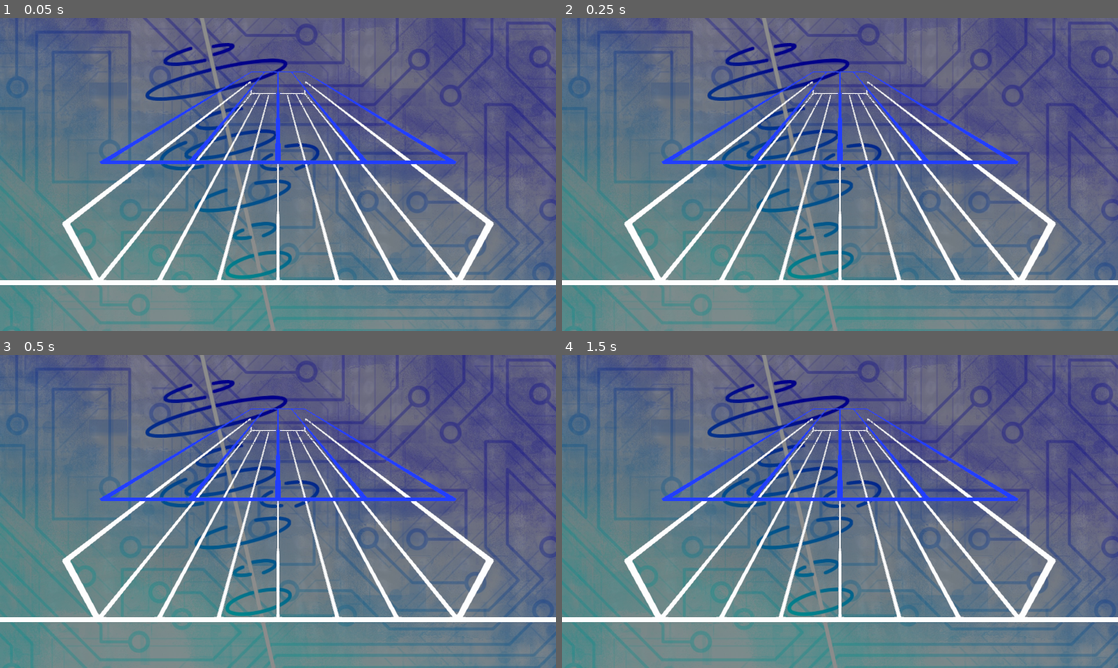
Above: before the commit, frames 1-4 (two rows, left to right).
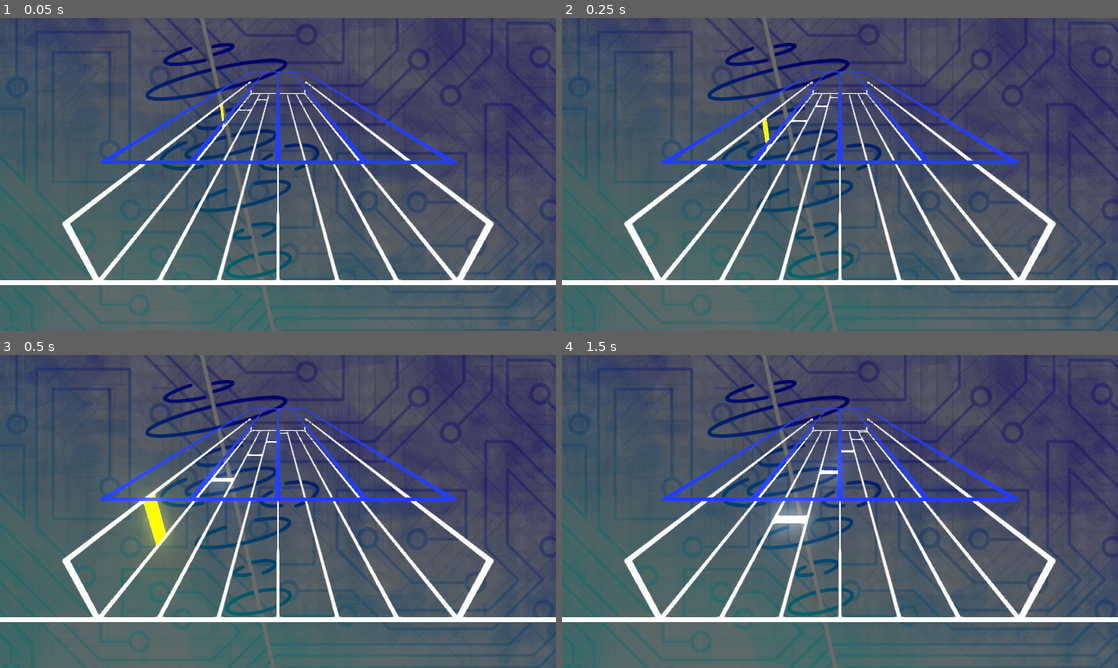
Above: after the commit, the same moments.

Repository: c0linw/rhyzinus-beta
Game: Godot game, scene res://Scenes/Loadscreen.tscn
The game is run twice, just before and just after one commit, with the same random seed, the same clock (stepped at 60 frames per second) and the same inputs. This scene is started directly instead of the project's main scene. Sound files missing from this copy of the repository are replaced by a short silence.
Inputs:
- Up to frame 1 (0.05 s): no input
- Up to frame 2 (0.25 s): no input
- Up to frame 3 (0.5 s): no input
- Up to frame 4 (1.5 s): no input

The runs differ from the first frame. In frame 1, 92% of the frame differs, in the area x 0-100%, y 0-100%; in frame 2, 92%; in frame 3, 92%; in frame 4, 89%.

Commit message:
Render tap notes

Diff:
--- /dev/null
+++ b/Scenes/Conductor.tscn
@@ -0,0 +1,10 @@
+[gd_scene load_steps=2 format=2]
+
+[ext_resource path="res://Scripts/Conductor.gd" type="Script" id=1]
+
+[node name="Conductor" type="AudioStreamPlayer"]
+script = ExtResource( 1 )
+
+[node name="StartTimer" type="Timer" parent="."]
+
+[connection signal="timeout" from="StartTimer" to="." method="_on_StartTimer_timeout"]
--- a/Scenes/Game.gd
+++ /dev/null
@@ -1,31 +0,0 @@
-extends Spatial
-
-var offset: float
-var note_speed: float
-var lane_depth: float
-var note_screen_time: float
-var note_units_per_sec: float
-
-var notes_to_spawn: Array = []
-var scrollmod_list: Array = []
-var onscreen_notes: Array = []
-var onscreen_slides: Array = []
-
-var bpm_velocity: float = 1.0
-var sv_velocity: float = 1.0
-var last_timestamp: float = 0.0
-var chart_position: float = 0.0
-
-# Called when the node enters the scene tree for the first time.
-func _ready():
-	var chart_data = SceneSwitcher.get_param("chart_data")
-	if chart_data == null :
-		print("failed to load chart data!")
-		return
-	notes_to_spawn = chart_data["notes"]
-	scrollmod_list = chart_data["timing_points"]
-	pass
-
-# Called every frame. 'delta' is the elapsed time since the previous frame.
-#func _process(delta):
-#	pass
--- a/Scenes/Game.tscn
+++ b/Scenes/Game.tscn
@@ -1,13 +1,17 @@
-[gd_scene load_steps=6 format=2]
+[gd_scene load_steps=7 format=2]
 
 [ext_resource path="res://Scenes/Lanes_lower.tscn" type="PackedScene" id=1]
 [ext_resource path="res://Images/gameplay-bg.jpg" type="Texture" id=2]
 [ext_resource path="res://Scenes/Lanes_upper.tscn" type="PackedScene" id=3]
-[ext_resource path="res://Scenes/Game.gd" type="Script" id=4]
+[ext_resource path="res://Scripts/Game.gd" type="Script" id=4]
+[ext_resource path="res://Scenes/Conductor.tscn" type="PackedScene" id=5]
 
 [sub_resource type="Environment" id=1]
 background_mode = 4
 ambient_light_color = Color( 1, 1, 1, 1 )
+glow_enabled = true
+glow_intensity = 0.6
+glow_blend_mode = 0
 
 [node name="Game" type="Spatial"]
 script = ExtResource( 4 )
@@ -32,7 +36,7 @@
 }
 
 [node name="Gameplay_bg" type="TextureRect" parent="Control"]
-self_modulate = Color( 0.552941, 0.552941, 0.552941, 1 )
+self_modulate = Color( 0.419608, 0.419608, 0.419608, 1 )
 show_behind_parent = true
 anchor_right = 1.0
 anchor_bottom = 1.0
@@ -42,3 +46,7 @@
 __meta__ = {
 "_edit_use_anchors_": false
 }
+
+[node name="Conductor" parent="." instance=ExtResource( 5 )]
+
+[connection signal="finished" from="Conductor" to="." method="_on_Conductor_finished"]
--- a/Scenes/Lanes_lower.tscn
+++ b/Scenes/Lanes_lower.tscn
@@ -1,10 +1,12 @@
-[gd_scene load_steps=3 format=2]
+[gd_scene load_steps=4 format=2]
 
 [sub_resource type="SpatialMaterial" id=1]
 
 [sub_resource type="CubeMesh" id=2]
 material = SubResource( 1 )
 size = Vector3( 0.05, 0.05, 1 )
+
+[sub_resource type="SpatialMaterial" id=3]
 
 [node name="Lanes_lower" type="Spatial"]
 transform = Transform( 1, 0, 0, 0, 1, 0, 0, 0, 1, -3, 0, 0 )
@@ -76,6 +78,7 @@
 
 [node name="End_left" type="MeshInstance" parent="."]
 transform = Transform( 1, 8.35187e-23, -4.74593e-30, 0, -4.37114e-08, -1.3, -8.35187e-23, 1, -5.68248e-08, 0, 0.625, -24 )
+material_override = SubResource( 3 )
 mesh = SubResource( 2 )
 material/0 = null
 
--- /dev/null
+++ b/Scenes/Note.tscn
@@ -0,0 +1,6 @@
+[gd_scene load_steps=2 format=2]
+
+[ext_resource path="res://Scripts/Note.gd" type="Script" id=1]
+
+[node name="Note" type="Spatial"]
+script = ExtResource( 1 )
--- /dev/null
+++ b/Scenes/Note_Tap.tscn
@@ -0,0 +1,17 @@
+[gd_scene load_steps=4 format=2]
+
+[ext_resource path="res://Scripts/Note_Tap.gd" type="Script" id=1]
+
+[sub_resource type="PlaneMesh" id=1]
+size = Vector2( 1, 1 )
+
+[sub_resource type="SpatialMaterial" id=2]
+albedo_color = Color( 1.2, 1.2, 1.2, 1 )
+
+[node name="Note_Tap" type="Spatial"]
+script = ExtResource( 1 )
+
+[node name="MeshInstance" type="MeshInstance" parent="."]
+transform = Transform( 0.95, 0, 0, 0, 1, 0, 0, 0, 0.5, 0, 0, -0.25 )
+mesh = SubResource( 1 )
+material/0 = SubResource( 2 )
--- /dev/null
+++ b/Scenes/Note_Tap_Side.tscn
@@ -0,0 +1,17 @@
+[gd_scene load_steps=4 format=2]
+
+[ext_resource path="res://Scripts/Note_Tap_Side.gd" type="Script" id=1]
+
+[sub_resource type="PlaneMesh" id=1]
+size = Vector2( 1, 1 )
+
+[sub_resource type="SpatialMaterial" id=2]
+albedo_color = Color( 1.2, 1.12, 0, 1 )
+
+[node name="Note_Side" type="Spatial"]
+script = ExtResource( 1 )
+
+[node name="MeshInstance" type="MeshInstance" parent="."]
+transform = Transform( 1.25, 0, 0, 0, 1, 0, 0, 0, 0.5, 0, 0, -0.25 )
+mesh = SubResource( 1 )
+material/0 = SubResource( 2 )
--- /dev/null
+++ b/Scenes/Note_Tap_Upper.tscn
@@ -0,0 +1,19 @@
+[gd_scene load_steps=4 format=2]
+
+[ext_resource path="res://Scripts/Note_Tap_Upper.gd" type="Script" id=1]
+
+[sub_resource type="SpatialMaterial" id=1]
+flags_transparent = true
+albedo_color = Color( 0.17, 0.33, 1.3, 0.75 )
+
+[sub_resource type="PlaneMesh" id=2]
+size = Vector2( 1, 1 )
+
+[node name="Note_Tap_Upper" type="Spatial"]
+script = ExtResource( 1 )
+
+[node name="MeshInstance" type="MeshInstance" parent="."]
+transform = Transform( 1.45, 0, 0, 0, 1, 0, 0, 0, 0.75, 0, 0, -0.375 )
+material_override = SubResource( 1 )
+mesh = SubResource( 2 )
+material/0 = null
--- /dev/null
+++ b/Scripts/Conductor.gd
@@ -0,0 +1,66 @@
+extends AudioStreamPlayer
+
+var bpm
+
+# Tracking the beat and song position
+var song_position: float = 0.0
+var song_position_in_beats = 1
+var sec_per_beat
+var last_reported_beat = 0
+var beats_before_start = 0
+var song_offset = 0
+var audio_offset = 0
+var timing_points: Array = []
+
+# Determining how close to the beat an event is
+var closest = 0
+var time_off_beat = 0.0
+
+
+func _ready():
+	pass
+
+func set_bpm(num):
+	bpm = num
+	sec_per_beat = 60.0 / bpm
+
+func _process(_delta):
+	update_song_position()
+
+
+func play_with_offset(secs):
+	$StartTimer.wait_time = secs
+	$StartTimer.start()
+
+
+func closest_beat(nth):
+	closest = int(round((song_position / sec_per_beat) / nth) * nth)
+	time_off_beat = abs(closest * sec_per_beat - song_position)
+	return Vector2(closest, time_off_beat)
+
+
+func play_from_beat(beat, offset):
+	play()
+	seek(beat * sec_per_beat)
+	beats_before_start = offset
+
+
+func _on_StartTimer_timeout():
+	song_position_in_beats += 1
+	if song_position_in_beats < beats_before_start - 1:
+		$StartTimer.start()
+	elif song_position_in_beats == beats_before_start - 1:
+		$StartTimer.wait_time = $StartTimer.wait_time - (AudioServer.get_time_to_next_mix() +
+														AudioServer.get_output_latency())
+		$StartTimer.start()
+	else:
+		play()
+		$StartTimer.stop()
+
+func update_song_position():
+	if playing:
+		var new_position = get_playback_position() + AudioServer.get_time_since_last_mix()
+		new_position -= AudioServer.get_output_latency()
+		if new_position > song_position:
+			song_position = new_position
+		song_position_in_beats = int(floor(song_position / sec_per_beat)) + beats_before_start
--- /dev/null
+++ b/Scripts/Game.gd
@@ -0,0 +1,103 @@
+extends Spatial
+
+var audio
+
+var offset: float
+var note_speed: float # speed range: 1.0 - 16.0
+var lane_depth: float
+var base_note_screen_time: float
+
+var notes_to_spawn: Array = []
+var scrollmod_list: Array = []
+var onscreen_notes: Array = []
+var onscreen_slides: Array = []
+
+var starting_bpm: float
+var bpm_velocity: float = 1.0
+var sv_velocity: float = 1.0
+var last_timestamp: float = 0.0
+var chart_position: float = 0.0
+
+# Preload objects
+var ObjNoteTap = preload("res://Scenes/Note_Tap.tscn")
+var ObjNoteTapSide = preload("res://Scenes/Note_Tap_Side.tscn")
+var ObjNoteTapUpper = preload("res://Scenes/Note_Tap_Upper.tscn")
+
+# Called when the node enters the scene tree for the first time.
+func _ready():
+	######## TODO: set options by passing them in
+	note_speed = 9.0
+	lane_depth = 24.0
+
+	########
+	base_note_screen_time = (12.0 - note_speed) / 2.0 # TODO: find formula that scales better
+
+	var chart_data = SceneSwitcher.get_param("chart_data")
+	if chart_data == null :
+		print("failed to load chart data!")
+		return
+	starting_bpm = chart_data["starting_bpm"]
+	notes_to_spawn = chart_data["notes"]
+	scrollmod_list = chart_data["timing_points"]
+
+	$Conductor.set_bpm(starting_bpm)
+	$Conductor.stream = load("res://Songs/audio.mp3")
+	$Conductor.volume_db = -10.0
+
+	$Conductor.play_from_beat(0,0)
+
+# Called every frame. 'delta' is the elapsed time since the previous frame.
+func _process(delta):
+	var timestamp = $Conductor.song_position
+	for sv in scrollmod_list:
+		if timestamp >= sv["time"]:
+			apply_timing_point(sv)
+		else:
+			break
+
+	chart_position += (timestamp - last_timestamp) * bpm_velocity * sv_velocity
+
+	for note_data in notes_to_spawn:
+		if chart_position >= note_data["position"] - base_note_screen_time:
+			spawn_note(note_data)
+		else:
+			break # assumes all notes are stored in ascending time
+
+	for note in onscreen_notes:
+		note.render(chart_position, lane_depth, base_note_screen_time)
+	last_timestamp = timestamp
+
+func apply_timing_point(sv: Dictionary):
+	# account for any bit of the old scrollmod that was missed
+	chart_position += (sv["time"]-last_timestamp)*bpm_velocity*sv_velocity
+	if sv["type"] == "bpm":
+		var new_bpm: float = (1.0 / sv["beat_length"]) * 60000.0
+		bpm_velocity = new_bpm/starting_bpm
+	elif sv["type"] == "velocity":
+		sv_velocity = sv["velocity"]
+	last_timestamp = sv["time"] # set up to add remaining part under new scrollmod
+	scrollmod_list.erase(sv)
+
+func spawn_note(note_data: Dictionary):
+	var note_instance: Note
+	if note_data["type"] == "tap":
+		if note_data["lane"] == 0 || note_data["lane"] == 7:
+			note_instance = ObjNoteTapSide.instance()
+		elif note_data["lane"] > 9:
+			note_instance = ObjNoteTapUpper.instance()
+		else:
+			note_instance = ObjNoteTap.instance()
+	else:
+		return
+	note_instance.time = note_data["time"]
+	note_instance.chart_position = note_data["position"]
+	note_instance.lane = note_data["lane"]
+	notes_to_spawn.erase(note_data)
+	onscreen_notes.append(note_instance)
+	if note_instance.lane <= 7:
+		$Lanes_lower.add_child(note_instance)
+	else:
+		$Lanes_upper.add_child(note_instance)
+
+func _on_Conductor_finished():
+	pass # Replace with function body.
--- a/Scripts/Loadscreen.gd
+++ b/Scripts/Loadscreen.gd
@@ -55,7 +55,7 @@
 		var timing_type: String = "velocity" if timing_data[6] == "0" else "bpm"
 		if timing_type == "bpm":
 			var timing_point: Dictionary = {
-				"time": int(timing_data[0]),
+				"time": get_time(timing_data[0]),
 				"beat_length": float(timing_data[1]), # beat length, in milliseconds
 				"meter": int(timing_data[2]), # ignored if type == 1
 				"type": timing_type
@@ -63,7 +63,7 @@
 			receiver.timing_points.append(timing_point)
 		else:
 			var timing_point: Dictionary = {
-				"time": int(timing_data[0]),
+				"time": get_time(timing_data[0]),
 				"velocity": -100.0/float(timing_data[1]),
 				"type": timing_type
 			}
@@ -78,34 +78,31 @@
 		var note_type: String = get_note_type(note_data)
 		if note_type == "tap": # tap note
 			var note: Dictionary = {
-				"lane": get_lane(int(note_data[0])),
-				"time": int(note_data[2]),
+				"lane": get_lane(note_data[0]),
+				"time": get_time(note_data[2]),
 				"type": note_type
 			}
 			receiver.notes.append(note)
 			return true
 		elif note_type == "hold_start": # hold note
 			var start: Dictionary = {
-				"lane": get_lane(int(note_data[0])),
-				"time": int(note_data[2]),
-				"end_time": int(note_data[5].split(":")[0]),
+				"lane": get_lane(note_data[0]),
+				"time": get_time(note_data[2]),
+				"end_time": get_time(note_data[5].split(":")[0]),
 				"type": "hold_start"
 			}
-			var end: Dictionary = {
-				"lane": start.lane,
-				"time": int(note_data[5].split(":")[0]), # the first value of the comma-separated stuff at the end
-				"type": "hold_end"
-			}
 			receiver.notes.append(start)
-			receiver.notes.append(end)
 			return true
 		else:
 			print("invalid note type ", note_type)
 			return false
 	return true
 
-func get_lane(x: int) -> int:
-	return x * NUM_LANES_IN_SOURCE / 512
+func get_lane(x: String) -> int:
+	return int(x) * NUM_LANES_IN_SOURCE / 512
+
+func get_time(x: String) -> float:
+	return float(x) / 1000.0
 
 func get_note_type(data: Array) -> String:
 	var hold_flag: int = 1 << 7 # check the 7th bit, equivalent to 128
--- /dev/null
+++ b/Scripts/Note.gd
@@ -0,0 +1,36 @@
+extends Spatial
+class_name Note
+
+var time: float
+var lane: int
+var chart_position: float
+
+const early_perfect_plus: float = 0.025
+const late_perfect_plus: float = 0.025
+const early_perfect: float = 0.050
+const late_perfect: float = 0.050
+const early_great: float = 0.100
+const late_great: float = 0.100
+
+# Called when the node enters the scene tree for the first time.
+func _ready():
+	pass # Replace with function body.
+
+# Called every frame. 'delta' is the elapsed time since the previous frame.
+#func _process(delta):
+#	pass
+
+func can_judge(event_time: float):
+	return event_time >= time-early_great && event_time <= time + late_great
+
+# returns either null, or a tuple containing [judgement type, offset]
+func judge(event_time: float):
+	if event_time >= time-early_perfect_plus && event_time <= time + late_perfect_plus:
+		return [0, event_time - time]
+	if event_time >= time-early_perfect && event_time <= time + late_perfect:
+		return [1, event_time - time]
+	elif event_time >= time-early_great && event_time <= time + late_great:
+		return [2, event_time - time]
+
+func render(chart_position: float, lane_depth: float, base_note_screen_time: float):
+	pass
--- /dev/null
+++ b/Scripts/Note_Tap.gd
@@ -0,0 +1,20 @@
+extends Note
+class_name NoteTap
+
+# Declare member variables here. Examples:
+# var a = 2
+# var b = "text"
+
+
+# Called when the node enters the scene tree for the first time.
+func _ready():
+	pass # Replace with function body.
+
+
+# Called every frame. 'delta' is the elapsed time since the previous frame.
+#func _process(delta):
+#	pass
+
+func render(song_chart_position: float, lane_depth: float, base_note_screen_time: float):
+	if lane > 0 && lane < 7:
+		translation = Vector3(lane-0.5,0,-lane_depth*(chart_position-song_chart_position)/base_note_screen_time)
--- /dev/null
+++ b/Scripts/Note_Tap_Side.gd
@@ -0,0 +1,25 @@
+extends Note
+
+
+# Declare member variables here. Examples:
+# var a = 2
+# var b = "text"
+
+
+# Called when the node enters the scene tree for the first time.
+func _ready():
+	if lane == 0:
+		rotate_z(-PI/2)
+	elif lane == 7:
+		rotate_z(PI/2)
+
+
+# Called every frame. 'delta' is the elapsed time since the previous frame.
+#func _process(delta):
+#	pass
+
+func render(song_chart_position: float, lane_depth: float, base_note_screen_time: float):
+	if lane == 0:
+		translation = Vector3(0,0.625,-lane_depth*(chart_position-song_chart_position)/base_note_screen_time)
+	elif lane == 7:
+		translation = Vector3(6,0.625,-lane_depth*(chart_position-song_chart_position)/base_note_screen_time)
--- /dev/null
+++ b/Scripts/Note_Tap_Upper.gd
@@ -0,0 +1,20 @@
+extends Note
+
+
+# Declare member variables here. Examples:
+# var a = 2
+# var b = "text"
+
+
+# Called when the node enters the scene tree for the first time.
+func _ready():
+	pass # Replace with function body.
+
+
+# Called every frame. 'delta' is the elapsed time since the previous frame.
+#func _process(delta):
+#	pass
+
+func render(song_chart_position: float, lane_depth: float, base_note_screen_time: float):
+	if lane > 9:
+		translation = Vector3((lane-10)*1.5+0.75,0,-lane_depth*(chart_position-song_chart_position)/base_note_screen_time)
--- a/project.godot
+++ b/project.godot
@@ -7,6 +7,22 @@
 ;   param=value ; assign values to parameters
 
 config_version=4
+
+_global_script_classes=[ {
+"base": "Spatial",
+"class": "Note",
+"language": "GDScript",
+"path": "res://Scripts/Note.gd"
+}, {
+"base": "Note",
+"class": "NoteTap",
+"language": "GDScript",
+"path": "res://Scripts/Note_Tap.gd"
+} ]
+_global_script_class_icons={
+"Note": "",
+"NoteTap": ""
+}
 
 [application]
 
@@ -34,5 +50,6 @@
 
 [rendering]
 
+quality/filters/use_nearest_mipmap_filter=true
 quality/filters/use_fxaa=true
 environment/default_environment="res://default_env.tres"
Binary file added: Images/note_types.jpg
Not shown, added: Images/note_types.jpg.import
Not shown, added: Songs/audio.mp3.import
